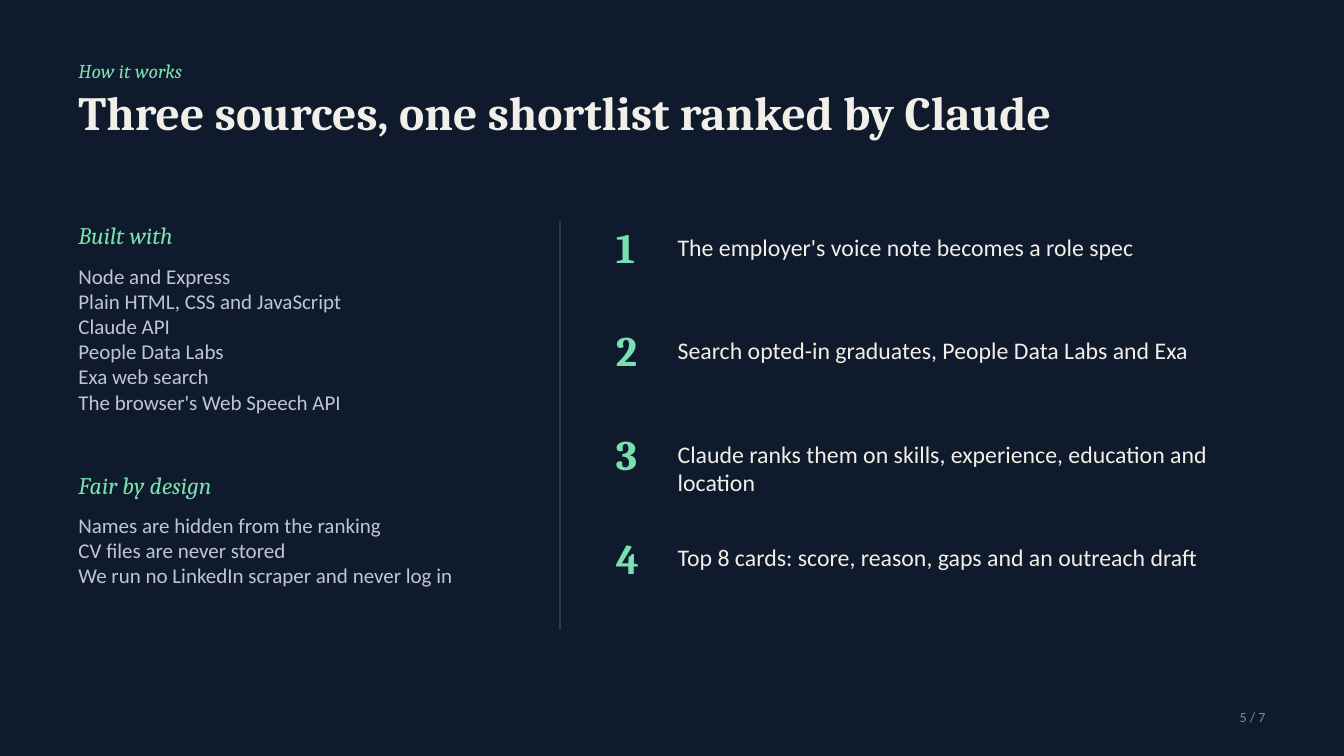
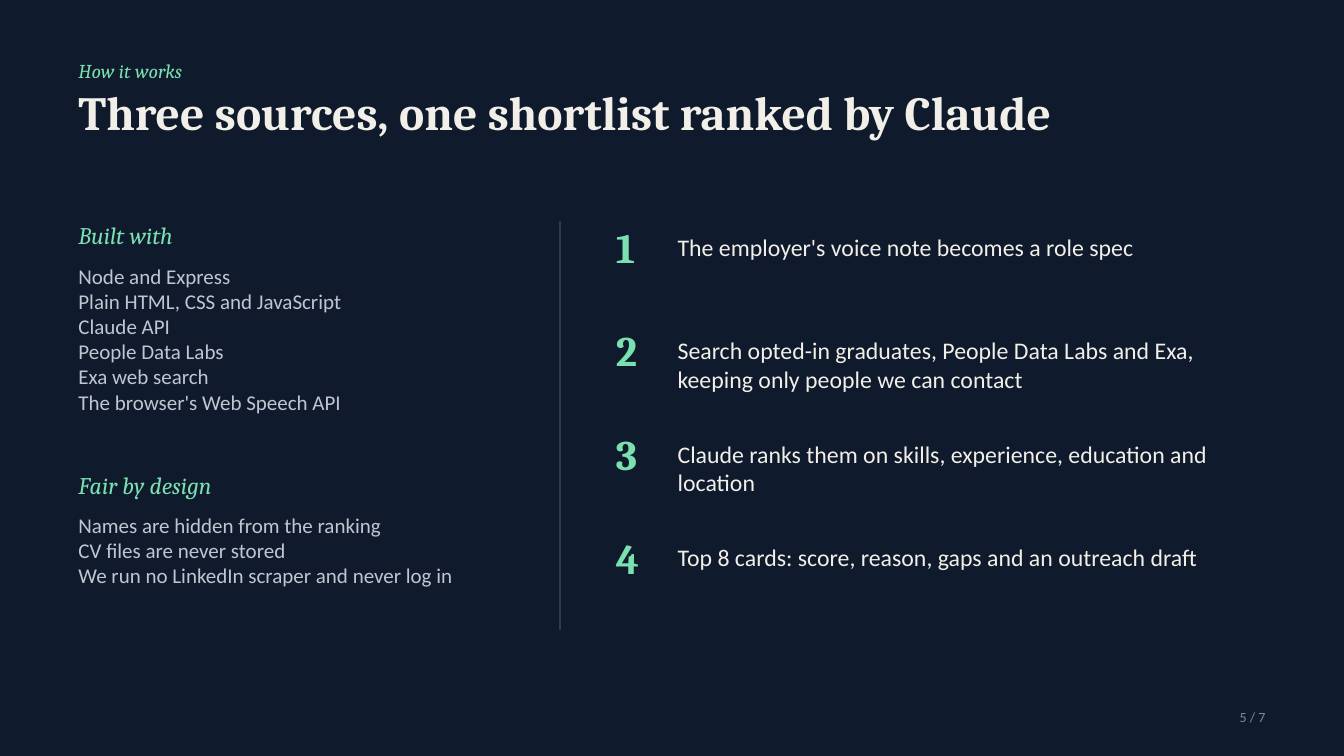
Before and after one commit to OP793/Table7, a slide deck: slide 5 of presentation/Table7-pitch-deck.pptx. Drawn at 1344x756 pixels with LibreOffice and Linux fonts; fonts in the diff are those of the drawing. Boxes give left, top, right and bottom in pixels: in the first picture for what was removed or moved away, otherwise in the second. Text is boxed around its words. In the diff, an @@ line names an element or a change of style, - is before the commit and + after.

```diff
--- a/presentation/Table7-pitch-deck.pptx
+++ b/presentation/Table7-pitch-deck.pptx
@@ text at [678, 342, 1194, 392]: text changed @@
-Search opted-in graduates, People Data Labs and Exa
+Search opted-in graduates, People Data Labs and Exa, keeping only people we can contact
```
